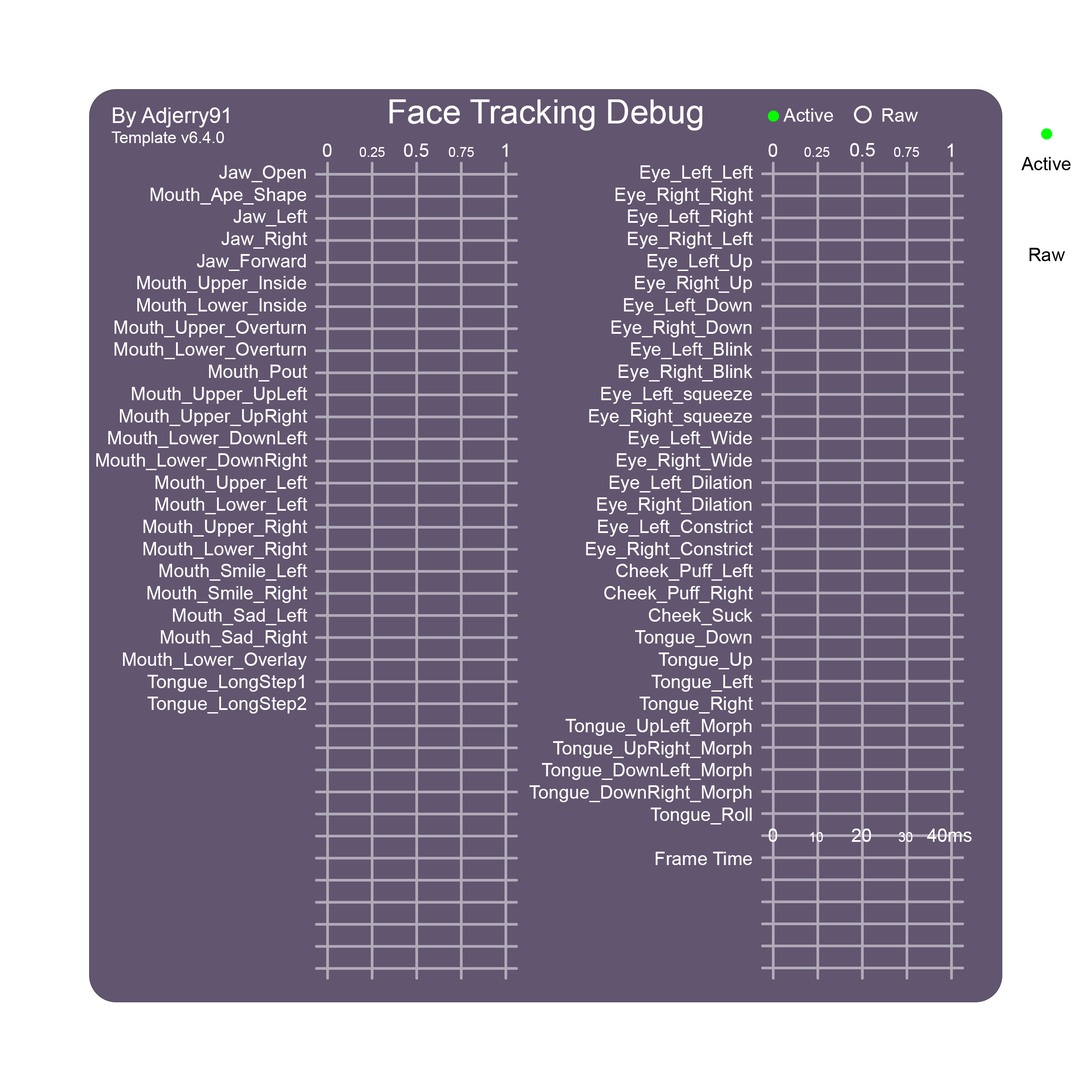
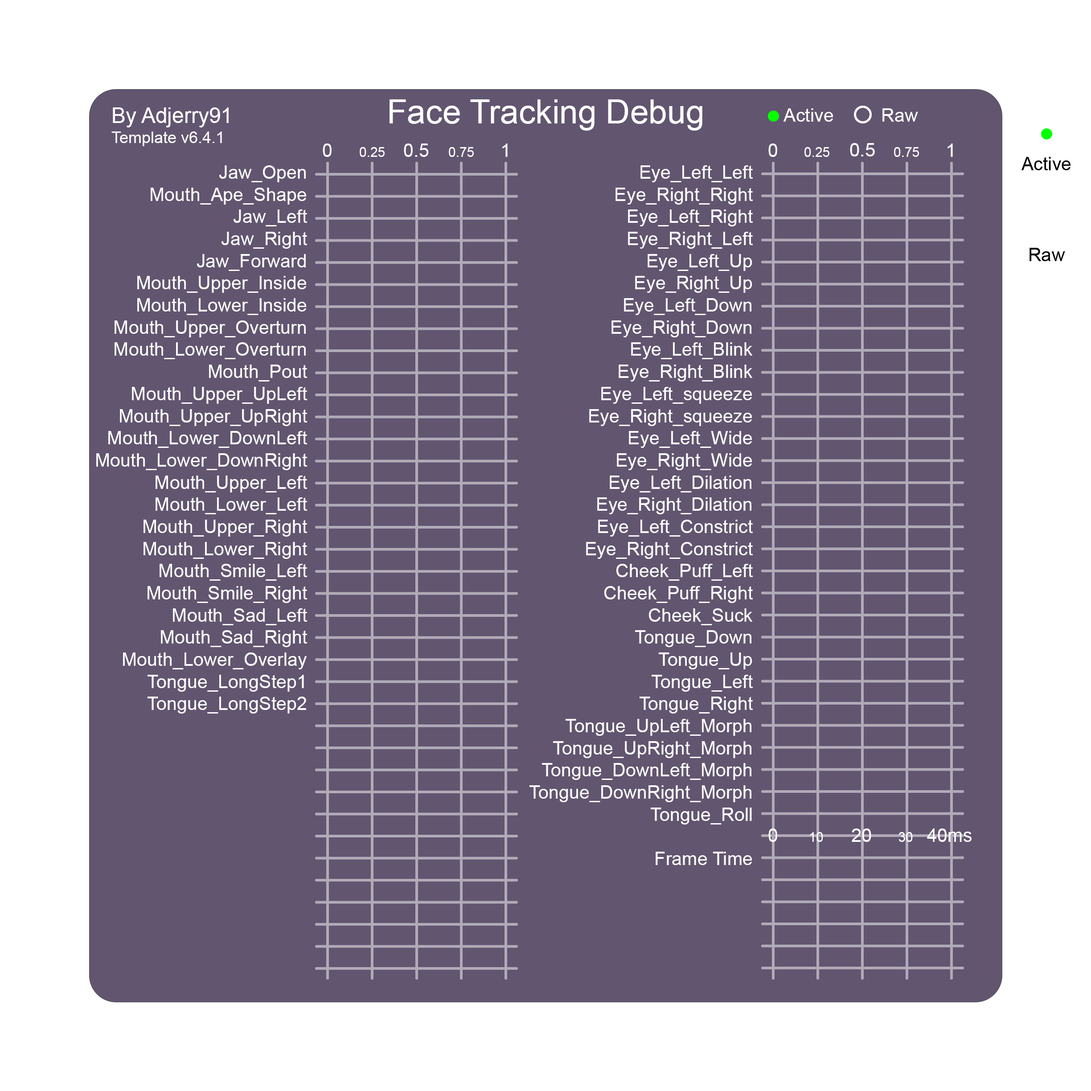
Layered file, before and after one edit (1091×1091). Changes by layer:
painted on "Template Version" over [216, 131, 225, 144]
